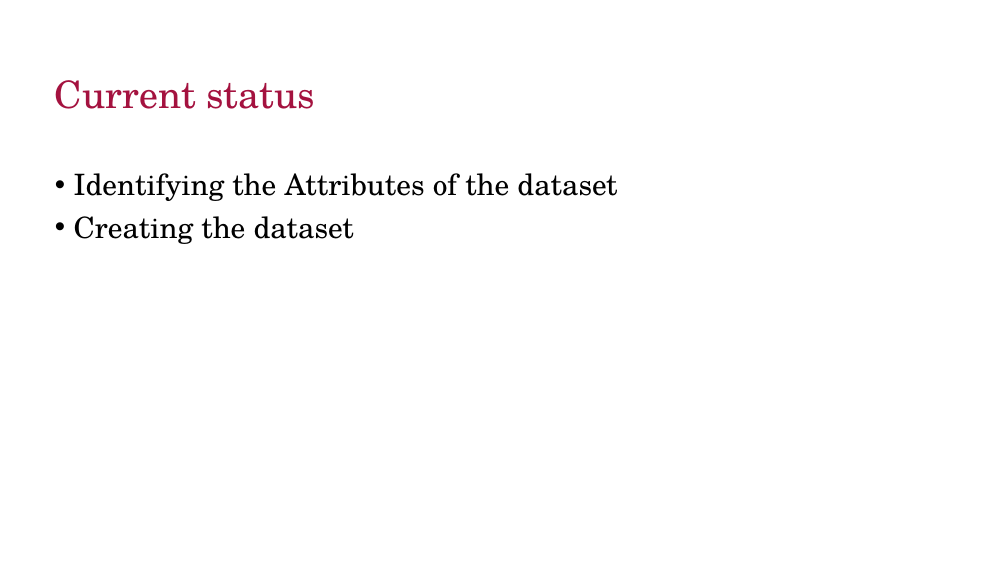
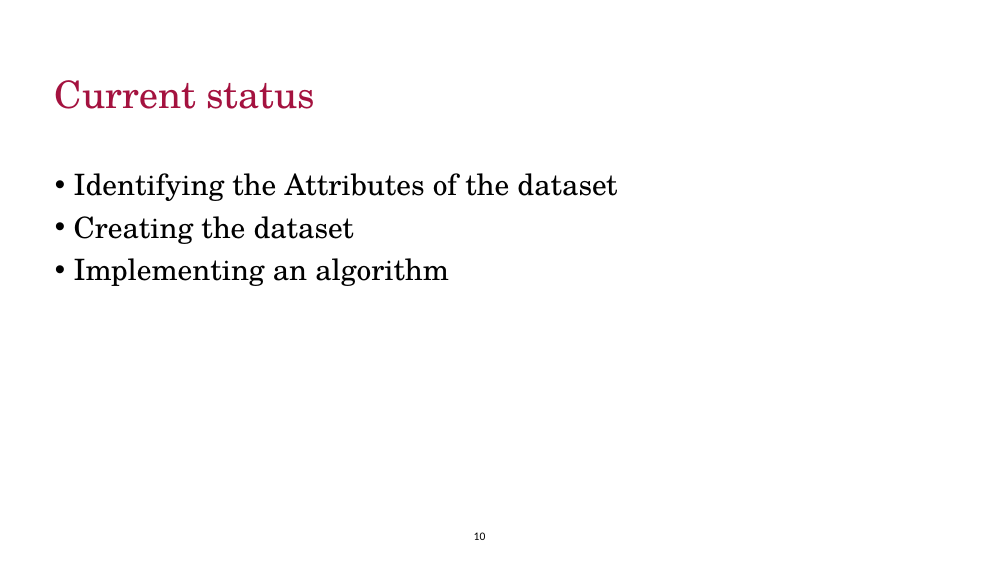
Before and after one commit to manikantathota23/Effective-Task-Allocation-and-Failure-detection, a slide deck: slide 19 of Documentation/First_review_D6.pptx (slide 15 before the commit). Drawn at 1008x567 pixels with LibreOffice and Linux fonts; fonts in the diff are those of the drawing; background and template pictures are left out. Boxes give left, top, right and bottom in pixels: in the first picture for what was removed or moved away, otherwise in the second. Text is boxed around its words. In the diff, an @@ line names an element or a change of style, - is before the commit and + after.

```diff
--- a/Documentation/First_review_D6.pptx
+++ b/Documentation/First_review_D6.pptx
@@ text at (74, 258, 449, 286): paragraph added @@
+• Implementing an algorithm
@@ text added at (474, 532, 486, 540), 11 pt, text #000000 @@
+10
```
Also in this commit, not shown: 4 other slides changed, 15 slides added, 11 slides removed, 2 other files.
